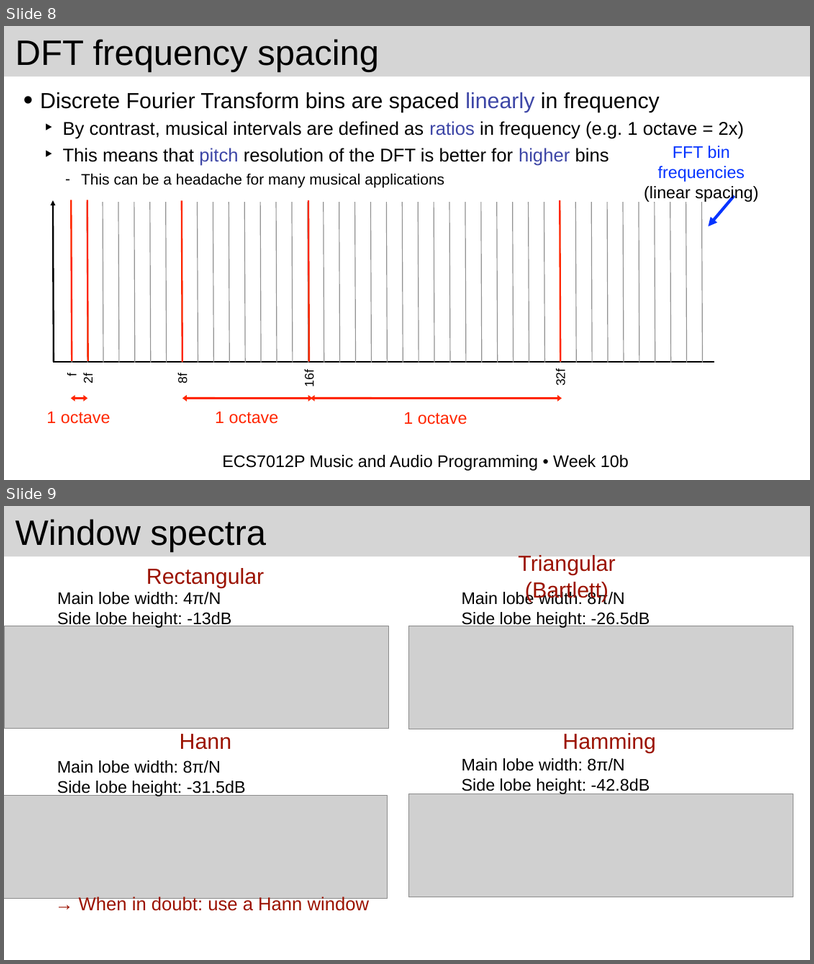
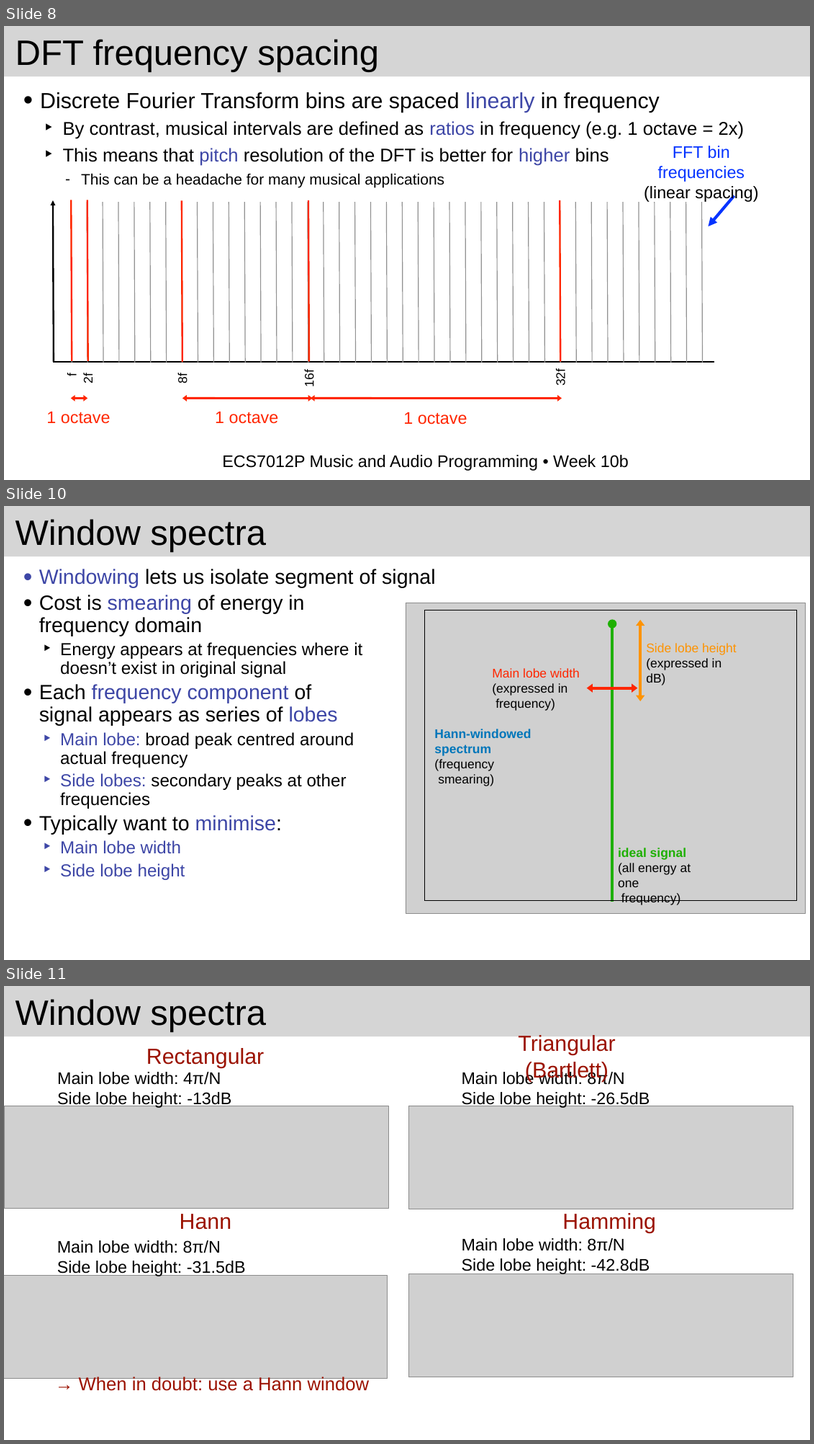
Before and after one commit to joshreiss/Audio-programming-with-VST-and-JUCE, a slide deck: 10 Phase vocoder/Extra.pptx. Shown one above the other, each under a label of ours: slides 8 and 9 before the commit, slides 8, 10 and 11 after it; the slides between them are not shown. The pictures are 814x964 and 814x1444 pixels, drawn with LibreOffice and Linux fonts; fonts in the diff are those of the drawing; grey boxes stand for pictures. Boxes give left, top, right and bottom in pixels: in the first picture for what was removed or moved away, otherwise in the second. Text is boxed around its words. In the diff, an @@ line names an element or a change of style, - is before the commit and + after.

```diff
--- a/10 Phase vocoder/Extra.pptx
+++ b/10 Phase vocoder/Extra.pptx
@@ slide 10 added at (x1=4, y1=506, x2=810, y2=960), background #FFFFFF; not listed: 1 template element that a slide beside it also shows @@
@@ title added at (x1=16, y1=519, x2=266, y2=552), 84 pt, text #000000 @@
+Window spectra
@@ text added at (x1=39, y1=569, x2=435, y2=880), 41.4 pt, text #000000 @@
+• Windowing lets us isolate segment of signal
+• Cost is smearing of energy in
+  frequency domain
+  ‣ Energy appears at frequencies where it
+    doesn’t exist in original signal
+• Each frequency component of
+  signal appears as series of lobes
+  ‣ Main lobe: broad peak centred around
+    actual frequency
+  ‣ Side lobes: secondary peaks at other
+    frequencies
+• Typically want to minimise:
+  ‣ Main lobe width
+  ‣ Side lobe height
@@ picture added at (x1=406, y1=602, x2=806, y2=913) @@
@@ rectangle added at (x1=424, y1=610, x2=797, y2=901), outline #000000 2 pt @@
@@ ellipse added at (x1=608, y1=619, x2=617, y2=628), fill #1EB001 @@
@@ line added from (612, 901) to (612, 623), #1EB001 6 pt @@
@@ double arrow added from (640, 620) to (640, 701), #FE9301 7 pt @@
@@ text added at (x1=646, y1=643, x2=737, y2=685), 30 pt, text #000000 @@
+Side lobe height
+(expressed in dB)
@@ text added at (x1=492, y1=668, x2=580, y2=710), 30 pt, text #000000 @@
+Main lobe width
+(expressed in
+frequency)
@@ double arrow added from (587, 688) to (638, 688), #FF2600 7 pt @@
@@ text added at (x1=435, y1=728, x2=531, y2=786), 30 pt, text #0076BA, bold @@
+Hann-windowed
+spectrum
+(frequency
+smearing)
@@ text added at (x1=618, y1=847, x2=692, y2=905), 30 pt, text #000000 @@
+ideal signal
+(all energy at one
+frequency)
@@ what was slide 9 is now slide 11 @@
```
Also in this commit, not shown: 4 other slides added, 56 other files.
